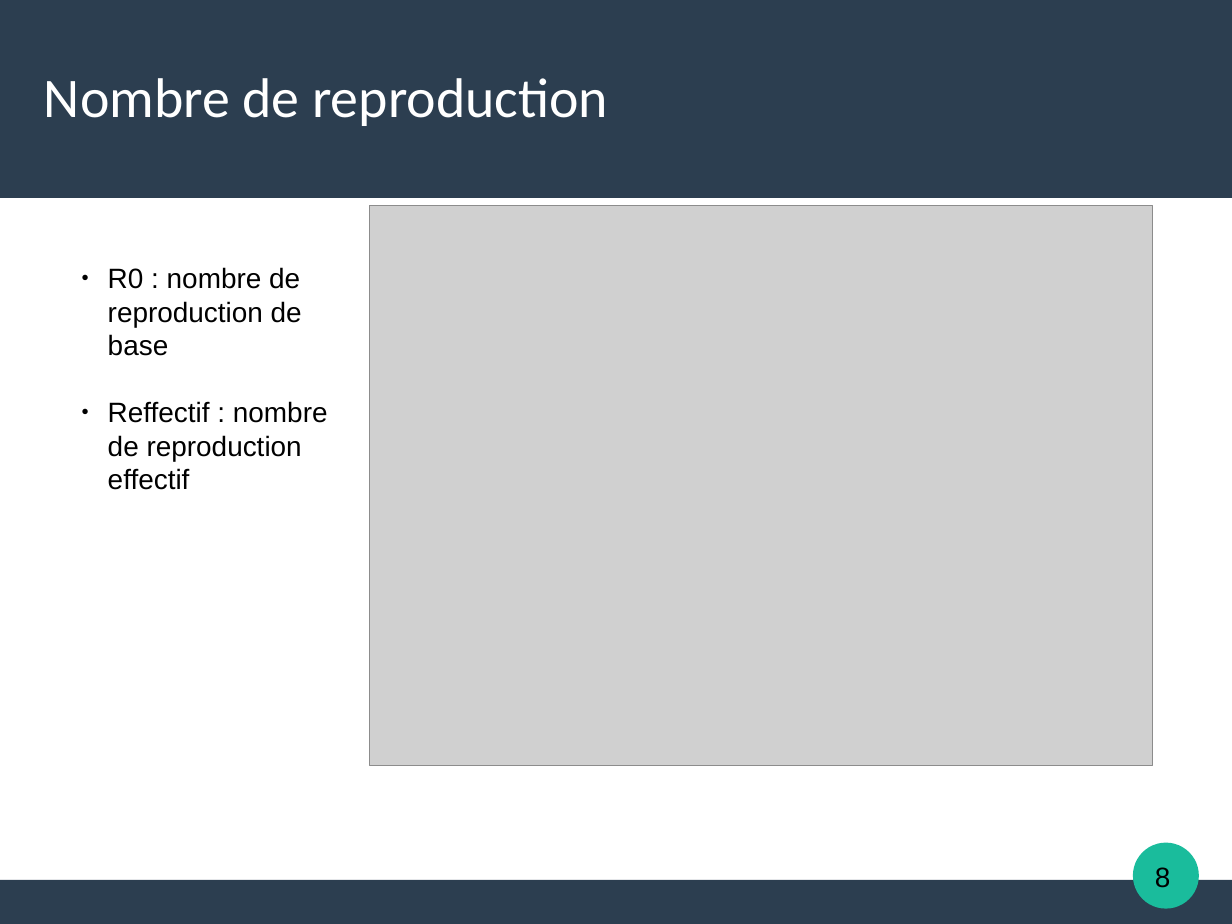
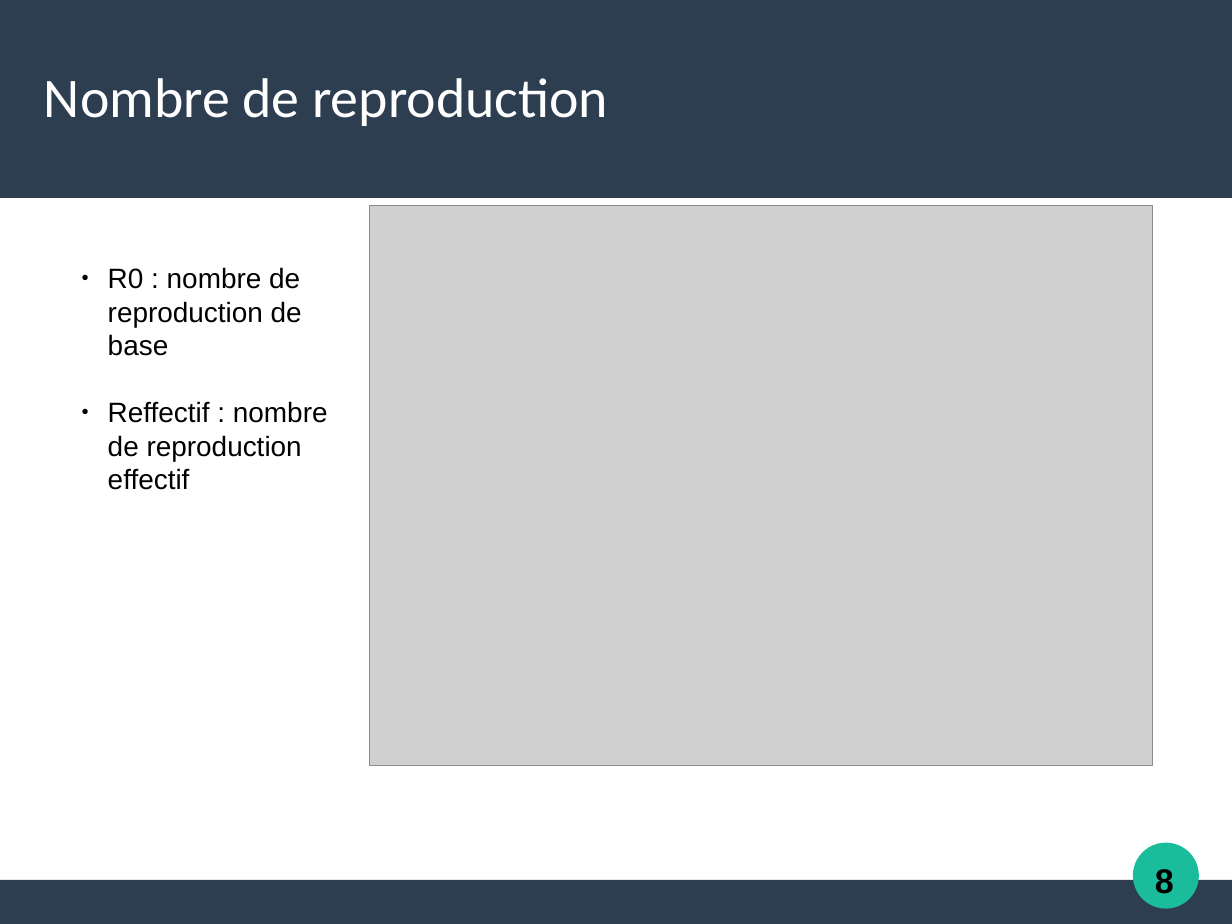
Before and after one commit to Alexia57/TIPE-2021-MP, a slide deck: slide 11 of Tipe_presentation.odp. Drawn at 1232x924 pixels with LibreOffice and Linux fonts; fonts in the diff are those of the drawing; grey boxes stand for pictures. Boxes give left, top, right and bottom in pixels: in the first picture for what was removed or moved away, otherwise in the second. Text is boxed around its words. In the diff, an @@ line names an element or a change of style, - is before the commit and + after.

```diff
--- a/Tipe_presentation.odp
+++ b/Tipe_presentation.odp
@@ text "8" at (1155,869,1174,894): size 18 to 22 pt, bold on @@
```
Also in this commit, not shown: 12 other slides changed, 1 slide added, 2 other files.
